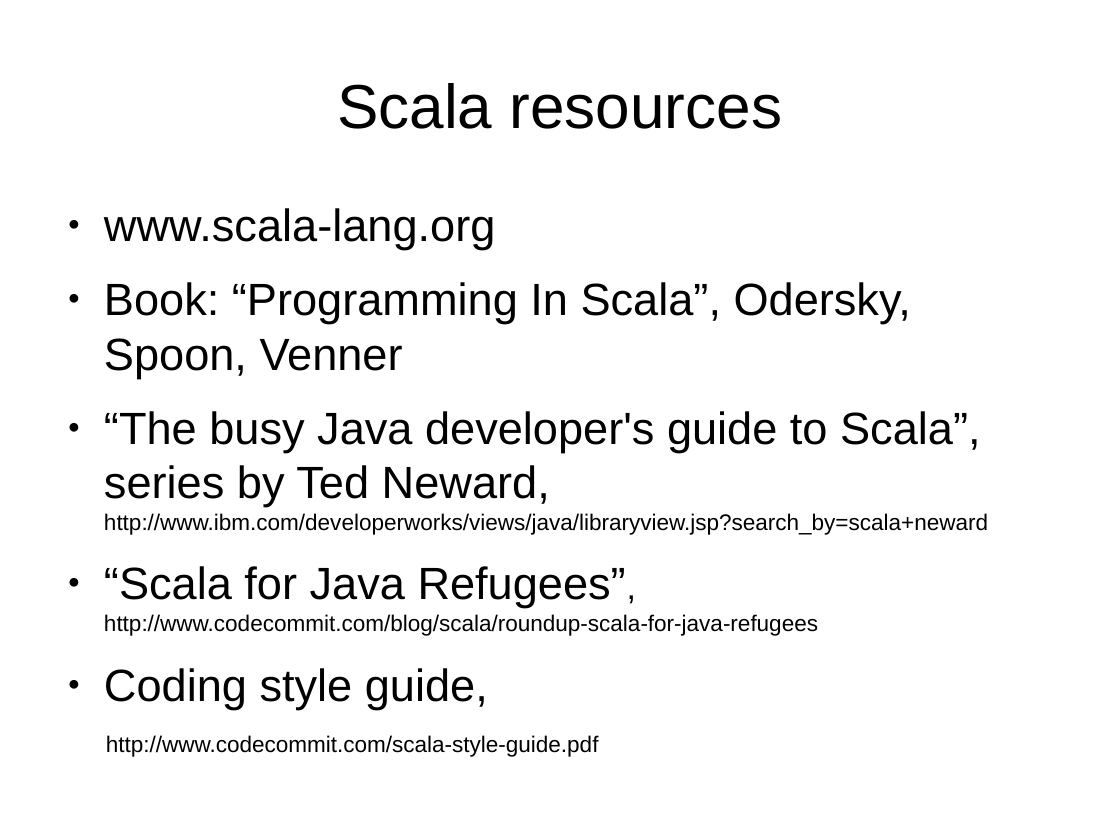
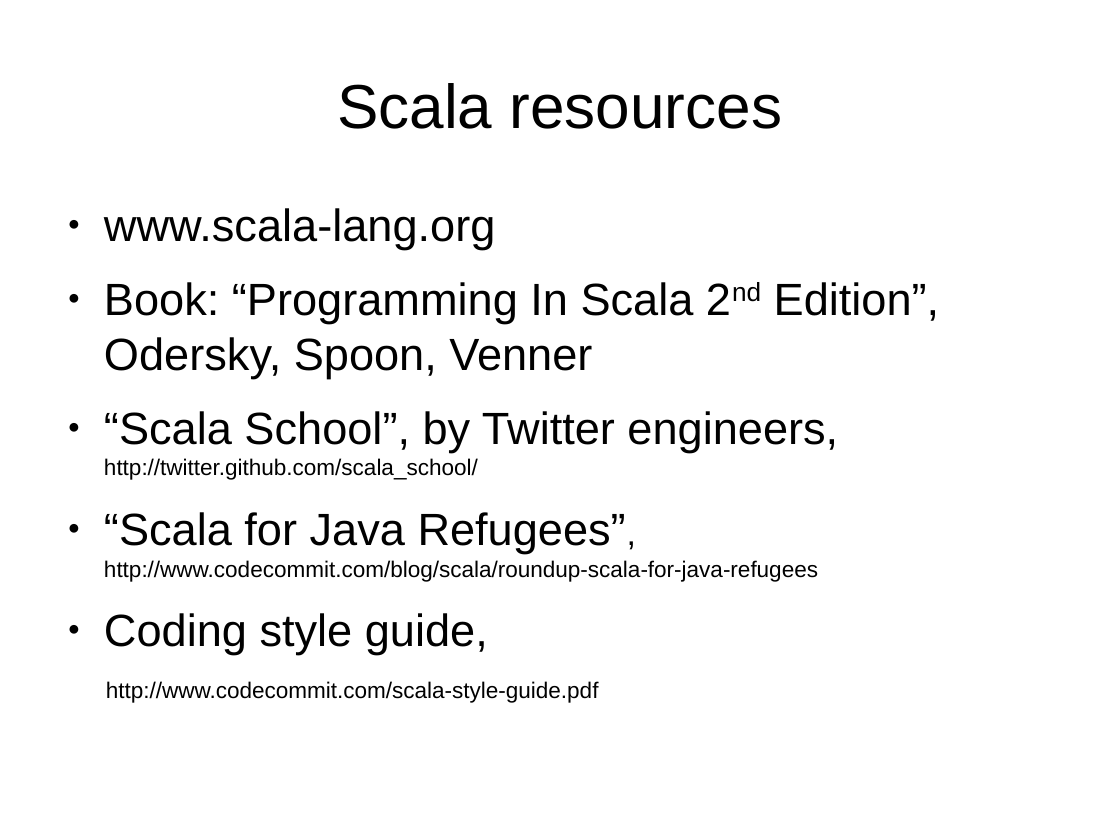
Before and after one commit to kaesler/ScalaTalk, a slide deck: slide 47 of my_slides/ScalaTalk.odp (slide 46 before the commit). Drawn at 1120x840 pixels with LibreOffice and Linux fonts; fonts in the diff are those of the drawing; background and template pictures are left out. Boxes give left, top, right and bottom in pixels: in the first picture for what was removed or moved away, otherwise in the second. Text is boxed around its words. In the diff, an @@ line names an element or a change of style, - is before the commit and + after.

Commit message:
Update slides

```diff
--- a/my_slides/ScalaTalk.odp
+++ b/my_slides/ScalaTalk.odp
@@ text at bbox=[104, 282, 939, 480]: text changed @@
-● Book: “Programming In Scala”, Odersky, Spoon, Venner
-● “The busy Java developer's guide to Scala”, series by Ted Neward, http://www.ibm.com/developerworks/views/java/libraryview.jsp?search_by=scala+neward
+● Book: “Programming In Scala 2nd Edition”, Odersky, Spoon, Venner
+● “Scala School”, by Twitter engineers, http://twitter.github.com/scala_school/
```
Also in this commit, not shown: 9 other slides changed, 5 slides added, 1 slide removed.
